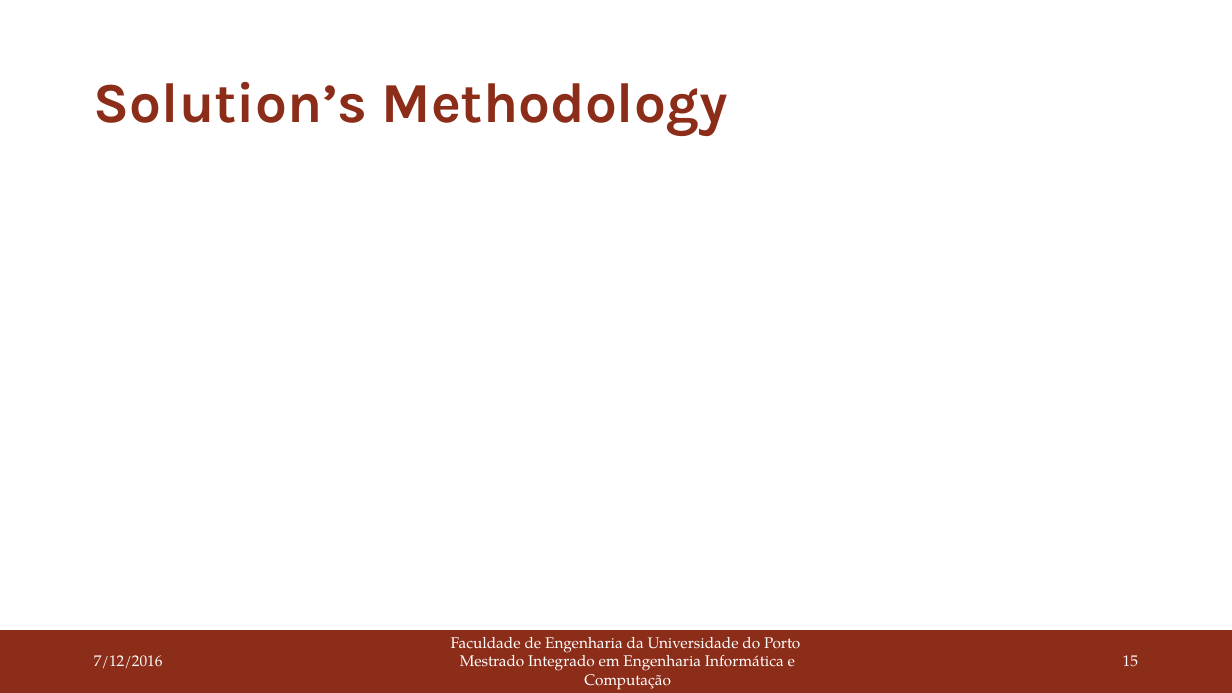
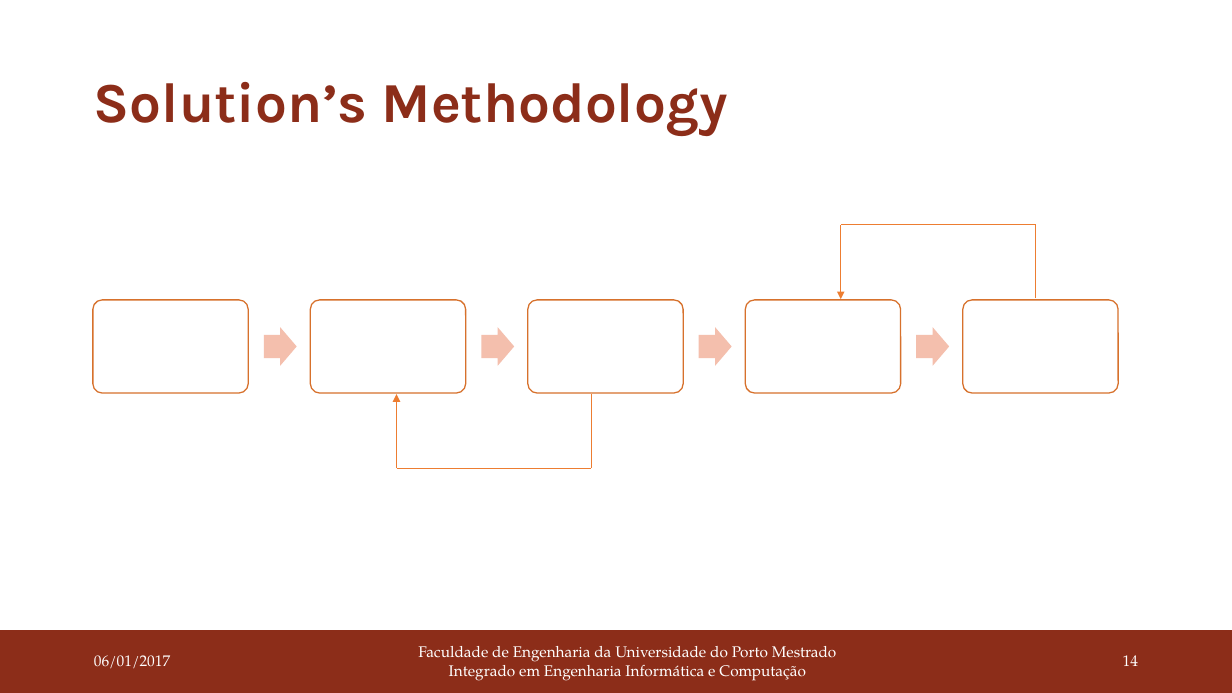
Before and after one commit to joaoBordalo/FEUP-Dissertation, a slide deck: slide 14 of deliverables/PDIS/second delivery/Autotuning Parallel Application in Heterogeneous Systems.pptx (slide 15 before the commit). Drawn at 1232x693 pixels with LibreOffice and Linux fonts; fonts in the diff are those of the drawing. Boxes give left, top, right and bottom in pixels: in the first picture for what was removed or moved away, otherwise in the second. Text is boxed around its words. In the diff, an @@ line names an element or a change of style, - is before the commit and + after.

```diff
--- a/deliverables/PDIS/second delivery/Autotuning Parallel Application in Heterogeneous Systems.pptx
+++ b/deliverables/PDIS/second delivery/Autotuning Parallel Application in Heterogeneous Systems.pptx
@@ line added from (1036, 225) to (841, 225), #ED7D31 0.5 pt @@
@@ arrow added from (841, 226) to (841, 299), #ED7D31 0.5 pt @@
@@ line added from (1036, 299) to (1036, 225), #ED7D31 0.5 pt @@
@@ group added at bbox=[93, 300, 1118, 394]: 5 rounded rectangles, 4 right arrows @@
@@ arrow added from (396, 469) to (396, 395), #ED7D31 0.5 pt @@
@@ line added from (592, 395) to (592, 469), #ED7D31 0.5 pt @@
@@ line added from (396, 469) to (592, 469), #ED7D31 0.5 pt @@
@@ text at bbox=[94, 655, 170, 669]: text changed @@
-7/12/2016
+06/01/2017
@@ text at bbox=[418, 646, 837, 681]: text changed @@
-Faculdade de Engenharia da Universidade do Porto
-Mestrado Integrado em Engenharia Informática e Computação
+Faculdade de Engenharia da Universidade do Porto Mestrado Integrado em Engenharia Informática e Computação
@@ page number at bbox=[1123, 655, 1138, 666]: text changed @@
-15
+14
```
Also in this commit, not shown: 15 other slides changed, 2 slides added, 3 other files.
